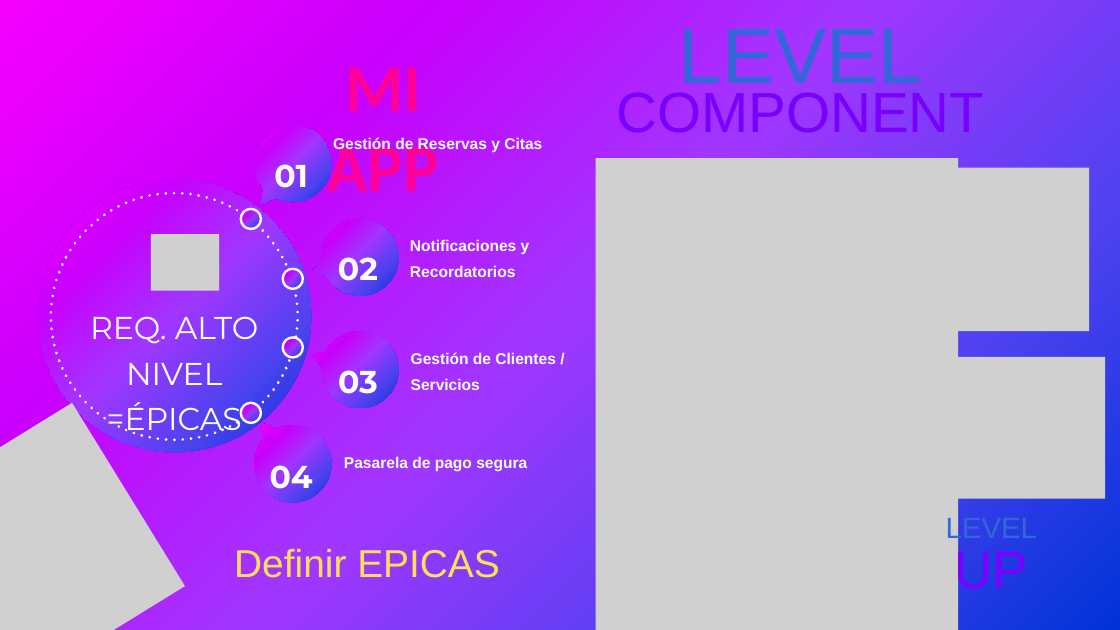
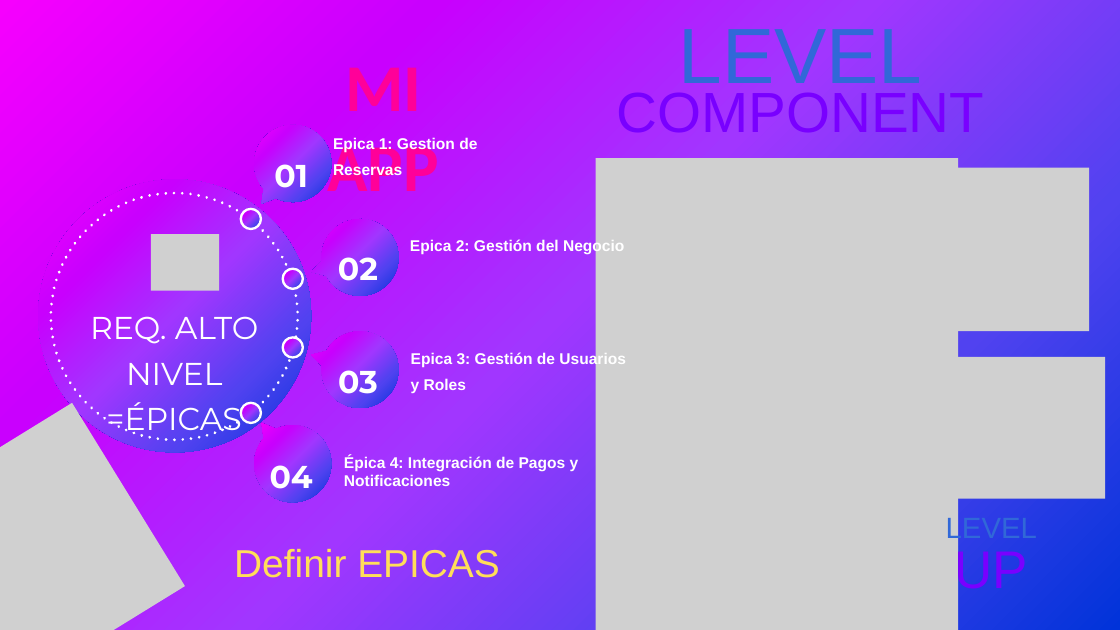
Before and after one commit to FrxncoF/2024_2_MA_CAPSTONE_001D_GRUPO_001, a slide deck: slide 6 of Fase 1/Evidencias Grupales/Presentacion Idea de Proyecto.pptx. Drawn at 1120x630 pixels with LibreOffice and Linux fonts; fonts in the diff are those of the drawing; grey boxes stand for pictures. Boxes give left, top, right and bottom in pixels: in the first picture for what was removed or moved away, otherwise in the second. Text is boxed around its words. In the diff, an @@ line names an element or a change of style, - is before the commit and + after.

```diff
--- a/Fase 1/Evidencias Grupales/Presentacion Idea de Proyecto.pptx
+++ b/Fase 1/Evidencias Grupales/Presentacion Idea de Proyecto.pptx
@@ text at (333, 137, 477, 179): text changed @@
-Gestión de Reservas y Citas
+Epica 1: Gestion de Reservas
@@ text at (410, 239, 624, 255): text changed @@
-Notificaciones y Recordatorios
+Epica 2: Gestión del Negocio
@@ text at (411, 352, 626, 394): text changed @@
-Gestión de Clientes / Servicios
+Epica 3: Gestión de Usuarios y Roles
@@ text at (344, 455, 579, 486): text changed @@
-Pasarela de pago segura
+Épica 4: Integración de Pagos y Notificaciones
```
Also in this commit, not shown: 2 slides added, 1 slide removed.
